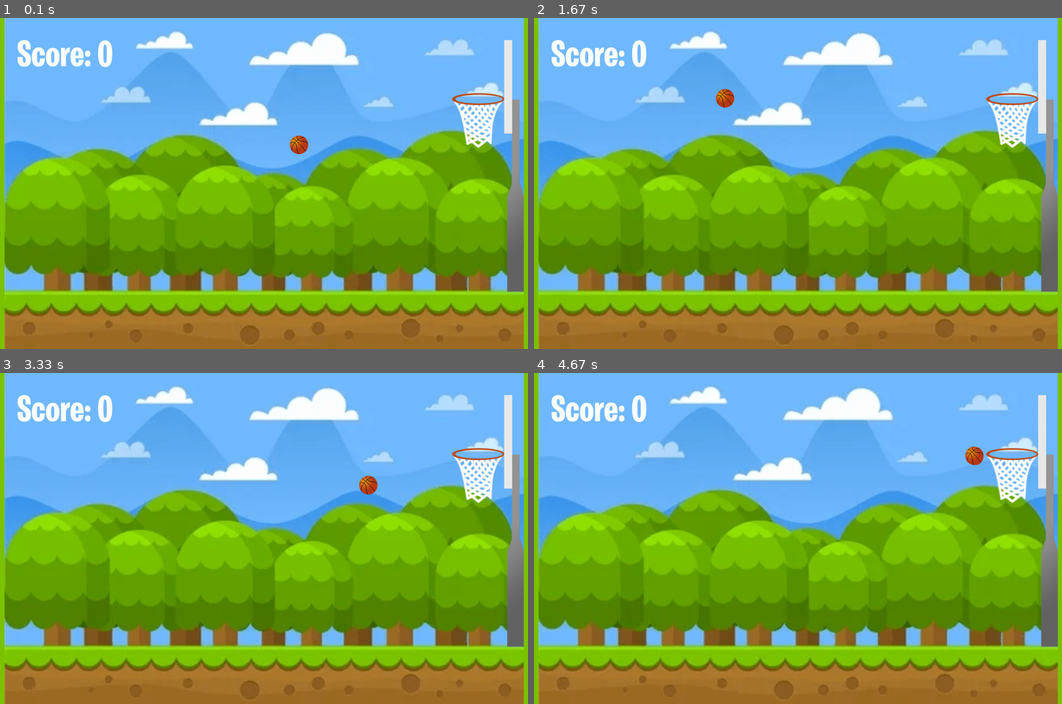
Above: before the commit, frames 1-4 (two rows, left to right).
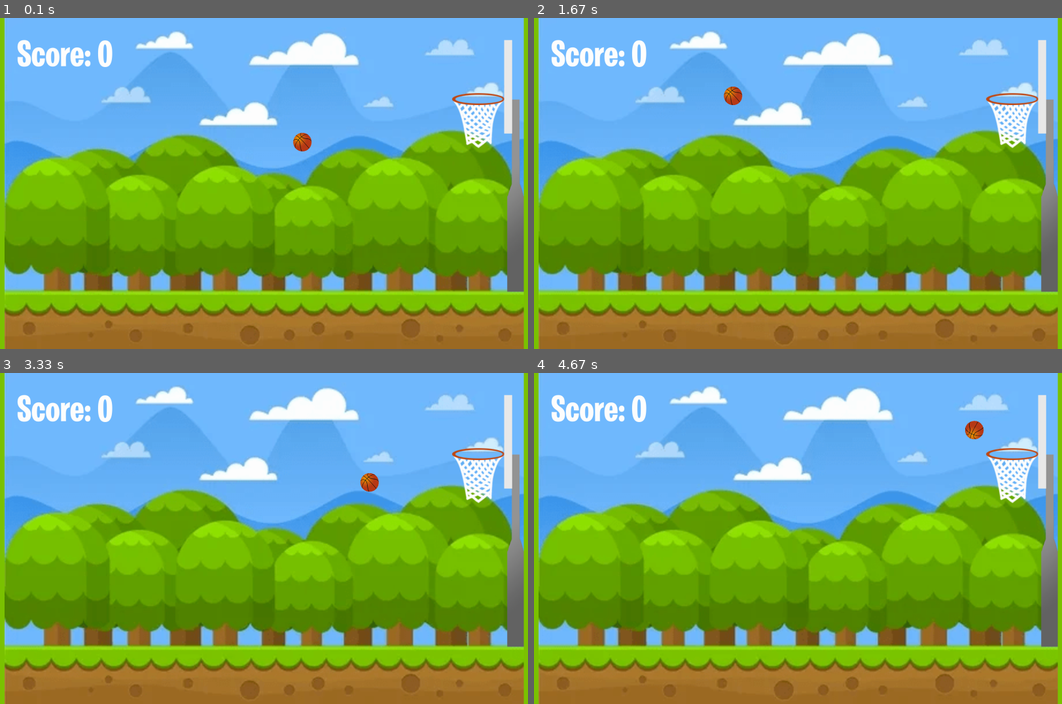
Above: after the commit, the same moments.

Repository: Filip-Palackovic/basketball-python
Game: pygame game, started from main.py
The game is run twice, just before and just after one commit, with the same random seed, the same clock (stepped at 60 frames per second) and the same inputs.
Inputs (mouse positions are in pixels of both pictures, inside the frame that each line leads up to):
- Up to frame 1 (0.1 s): no input
- Up to frame 2 (1.67 s): press the mouse at (834, 140) at 0.37 s; move the mouse to (803, 117) at 0.47 s; release the mouse at (771, 94) at 0.6 s; tap T at 0.67 s; click (613, 259) at 1.05 s; press the mouse at (724, 120) at 1.37 s; move the mouse to (697, 203) at 1.47 s; release the mouse at (666, 286) at 1.6 s
- Up to frame 3 (3.33 s): tap T at 2.67 s; click (79, 614) at 3.05 s
- Up to frame 4 (4.67 s): press the mouse at (903, 482) at 3.37 s; move the mouse to (745, 568) at 3.47 s; release the mouse at (592, 654) at 3.6 s

The runs differ from the first frame. In frame 1, 0.2% of the frame differs, in the area x 54-60%, y 34-42%; in frame 2, 0.2%; in frame 3, 0.1%; in frame 4, 0.3%, in the area x 81-86%, y 14-28%.

Commit message:
Update utils.py

Diff:
--- a/utils.py
+++ b/utils.py
@@ -111,8 +111,8 @@
 
 
 def get_random_position(game):
-    VALID_X = (int(game.w(game.X_START + 30)), int(game.w(game.X_START + 1300)))
-    VALID_Y = (int(game.h(30)), int(game.h(820)))
+    VALID_X = (int(game.X_START + game.w(70)), int(game.X_START + game.w(1300)))
+    VALID_Y = (int(game.h(30)), int(game.h(800)))
 
     while pygame.Rect(0, 0, game.w(game.X_START + 548), game.h(175)).collidepoint(
         coords := (random.randint(*VALID_X), random.randint(*VALID_Y))
